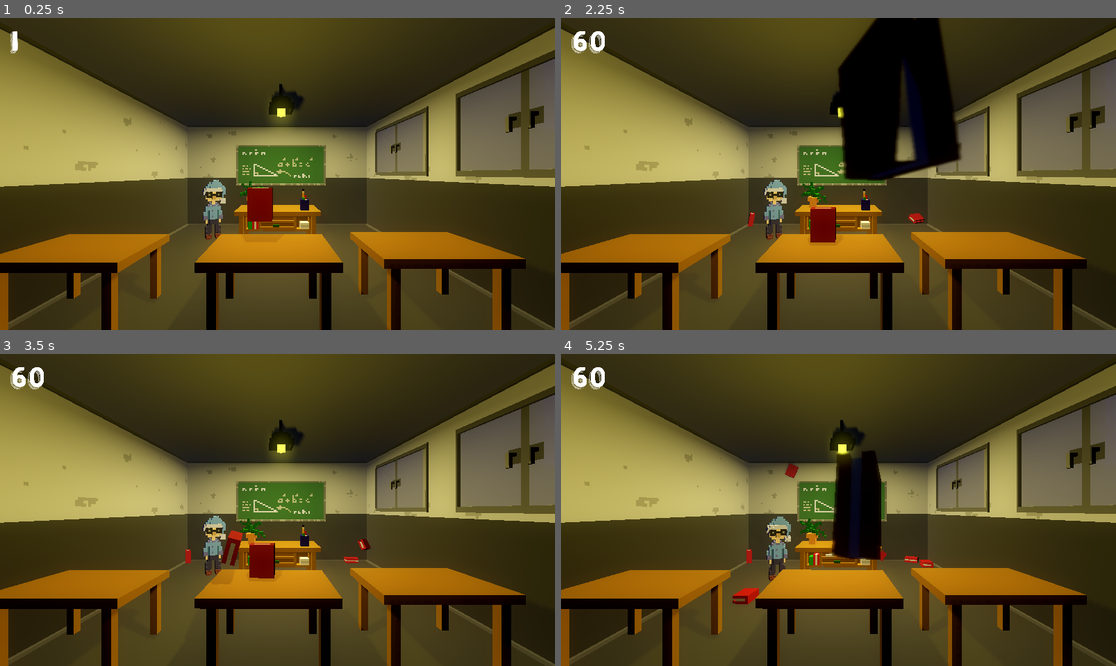
Above: before the commit, frames 1-4 (two rows, left to right).
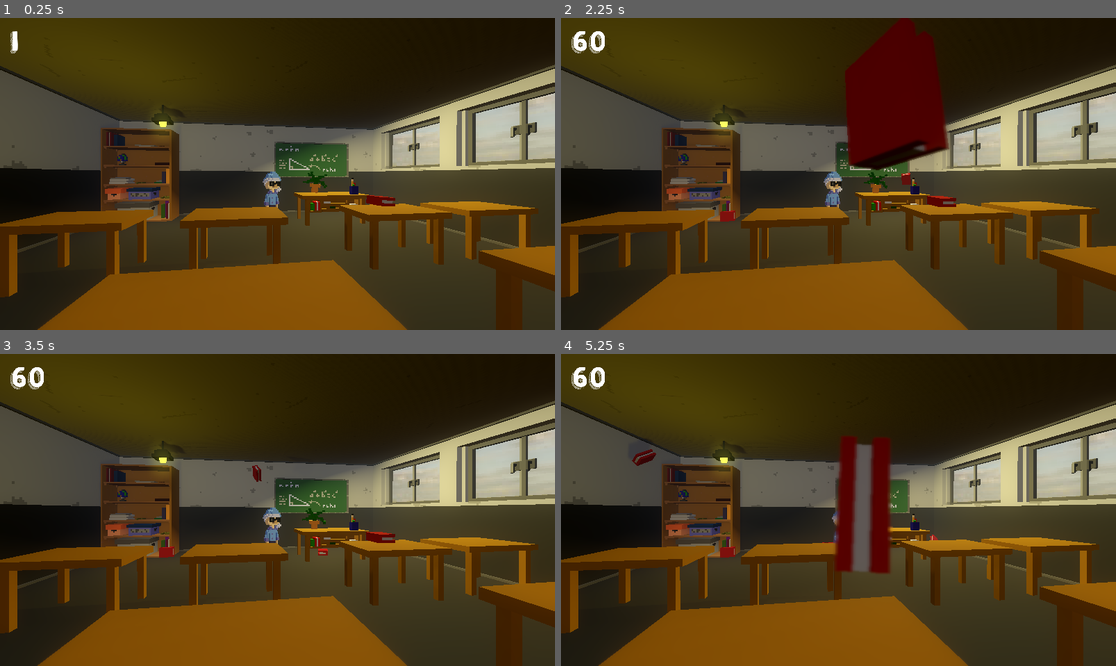
Above: after the commit, the same moments.

Repository: MoFa-Development/TheAbsolutelyTrueGame
Game: Godot game, scene res://scenes/Room.tscn
Same seed, same stepped clock (60 frames per second), same inputs: the game is played once before the commit and once after it.
Inputs (mouse positions are in pixels of both pictures, inside the frame that each line leads up to):
- Up to frame 1 (0.25 s): no input
- Up to frame 2 (2.25 s): move the mouse to (960, 158) at 0.52 s; click (960, 158) at 0.67 s; drag from (727, 189) to (810, 236) at 1.27 s; move the mouse to (894, 105) at 2.02 s; click (894, 105) at 2.17 s
- Up to frame 3 (3.5 s): drag from (249, 572) to (111, 463) at 2.77 s
- Up to frame 4 (5.25 s): move the mouse to (1005, 556) at 3.52 s; click (1005, 556) at 3.67 s; drag from (672, 463) to (755, 432) at 4.27 s; move the mouse to (866, 510) at 5.02 s; click (866, 510) at 5.17 s

The runs differ from the first frame. In frame 1, 68% of the frame differs, in the area x 0-100%, y 0-100%; in frame 2, 71%; in frame 3, 68%; in frame 4, 69%.

Commit message:
add shelf, improve classroom & lighting

Diff:
--- a/src/environment/Main.tres
+++ b/src/environment/Main.tres
@@ -1,8 +1,10 @@
 [gd_resource type="Environment" load_steps=3 format=2]
 
-[ext_resource path="res://assets/images/backgrounds/skybox.jpg" type="Texture" id=1]
+[ext_resource path="res://assets/images/backgrounds/009-hdri-skies.jpg" type="Texture" id=1]
 
 [sub_resource type="PanoramaSky" id=1]
+resource_local_to_scene = true
+radiance_size = 3
 panorama = ExtResource( 1 )
 
 [resource]
--- a/src/scenes/Room.tscn
+++ b/src/scenes/Room.tscn
@@ -1,10 +1,11 @@
-[gd_scene load_steps=18 format=2]
+[gd_scene load_steps=23 format=2]
 
 [ext_resource path="res://scenes/characters/MrP.tscn" type="PackedScene" id=1]
+[ext_resource path="res://assets/models/Classroom/window.png" type="Texture" id=2]
 [ext_resource path="res://environment/Main.tres" type="Environment" id=3]
 [ext_resource path="res://assets/models/Objects/board.obj" type="ArrayMesh" id=4]
 [ext_resource path="res://assets/models/Classroom/empty-classroom.obj" type="ArrayMesh" id=5]
-[ext_resource path="res://assets/models/Classroom/empty-classroom.png" type="Texture" id=6]
+[ext_resource path="res://scenes/furniture/Shelf.tscn" type="PackedScene" id=6]
 [ext_resource path="res://assets/models/Objects/board.png" type="Texture" id=7]
 [ext_resource path="res://scenes/furniture/Table.tscn" type="PackedScene" id=8]
 [ext_resource path="res://scenes/furniture/Lamp.tscn" type="PackedScene" id=9]
@@ -12,6 +13,9 @@
 [ext_resource path="res://assets/fonts/KGHAPPY.ttf" type="DynamicFontData" id=11]
 [ext_resource path="res://scenes/book.tscn" type="PackedScene" id=13]
 [ext_resource path="res://scenes/furniture/TeacherTable.tscn" type="PackedScene" id=14]
+[ext_resource path="res://assets/models/Classroom/empty-classroom.png" type="Texture" id=15]
+[ext_resource path="res://assets/models/Classroom/window2.obj" type="ArrayMesh" id=16]
+[ext_resource path="res://assets/models/Classroom/window1.obj" type="ArrayMesh" id=17]
 
 [sub_resource type="GDScript" id=1]
 script/source = "extends Camera
@@ -52,14 +56,15 @@
 size = 100
 font_data = ExtResource( 11 )
 
-[sub_resource type="SpatialMaterial" id=3]
+[sub_resource type="SpatialMaterial" id=7]
+albedo_texture = ExtResource( 15 )
+
+[sub_resource type="SpatialMaterial" id=8]
 flags_transparent = true
-albedo_texture = ExtResource( 6 )
-anisotropy_enabled = true
-anisotropy = 0.21
+albedo_texture = ExtResource( 2 )
 
 [sub_resource type="BoxShape" id=4]
-extents = Vector3( 7.2, 1, 7.4 )
+extents = Vector3( 13.2472, 1, 13.8303 )
 
 [sub_resource type="SpatialMaterial" id=5]
 albedo_texture = ExtResource( 7 )
@@ -67,7 +72,7 @@
 [node name="Room" type="Spatial"]
 
 [node name="Camera" type="Camera" parent="."]
-transform = Transform( 1, 0, 0, 0, 1, 0.00047119, 0, -0.00047119, 1, 0.422866, 3.69131, 2.94904 )
+transform = Transform( 0.987345, 7.47255e-05, -0.158589, 0, 1, 0.00047119, 0.158589, -0.000465227, 0.987345, -4.97291, 3.18984, 4.77936 )
 environment = ExtResource( 3 )
 current = true
 near = 1.0
@@ -91,41 +96,48 @@
 [node name="empty-classroom" type="MeshInstance" parent="StaticBody"]
 transform = Transform( 1, 0, 0, 0, 1, 0, 0, 0, 1, -6, 0, 0 )
 mesh = ExtResource( 5 )
-material/0 = SubResource( 3 )
+material/0 = SubResource( 7 )
+
+[node name="window2" type="MeshInstance" parent="StaticBody/empty-classroom"]
+transform = Transform( 1, 0, 0, 0, 1, 0, 0, 0, 1, 12.5715, 3.57707, -6.42951 )
+mesh = ExtResource( 16 )
+material/0 = SubResource( 8 )
+
+[node name="window1" type="MeshInstance" parent="StaticBody/empty-classroom"]
+transform = Transform( 1, 0, 0, 0, 1, 0, 0, 0, 1, 12.5833, 3.58673, -0.792407 )
+mesh = ExtResource( 17 )
+material/0 = SubResource( 8 )
 
 [node name="CollisionShape" type="CollisionShape" parent="StaticBody"]
-transform = Transform( 1, 0, 0, 0, 1, 0, 0, 0, 1, 0, -0.8, -7.4 )
+transform = Transform( 1, 0, 0, 0, 1, 0, 0, 0, 1, -3.15587, -0.8, -4.35764 )
 shape = SubResource( 4 )
 
 [node name="CollisionShape5" type="CollisionShape" parent="StaticBody"]
-transform = Transform( 1, 0, 0, 0, 1, 0, 0, 0, 1, 0, 8, -7.4 )
+transform = Transform( 1, 0, 0, 0, 1, 0, 0, 0, 1, -3.37007, 8.17298, -3.85719 )
 shape = SubResource( 4 )
 
 [node name="CollisionShape2" type="CollisionShape" parent="StaticBody"]
-transform = Transform( -4.37114e-08, 1, 0, -1, -4.37114e-08, 0, 0, 0, 1, -6.8, 0, -7.4 )
+transform = Transform( -4.37114e-08, 1, 0, -1, -4.37114e-08, 0, 0, 0, 1, -14.6864, 1.79238, -2.67556 )
 shape = SubResource( 4 )
 
 [node name="CollisionShape3" type="CollisionShape" parent="StaticBody"]
-transform = Transform( -4.37114e-08, 1, 0, -1, -4.37114e-08, 0, 0, 0, 1, 7.6, 0, -7.4 )
+transform = Transform( -4.37114e-08, 1, 0, -1, -4.37114e-08, 0, 0, 0, 1, 7.15713, 0, -7.4 )
 shape = SubResource( 4 )
 
 [node name="CollisionShape4" type="CollisionShape" parent="StaticBody"]
-transform = Transform( -1.77636e-15, 2.98023e-08, 1, -1, -4.37114e-08, 0, 4.37114e-08, -1, 2.98023e-08, 0.2, 0, -13.4 )
+transform = Transform( -1.77636e-15, 2.98023e-08, 1, -1, -4.37114e-08, 0, 4.37114e-08, -1, 2.98023e-08, -1.06737, 0, -13.4 )
 shape = SubResource( 4 )
 
-[node name="board" type="MeshInstance" parent="."]
+[node name="Board" type="MeshInstance" parent="."]
 transform = Transform( 1, 0, 0, 0, 1, 0, 0, 0, 1, -2.43193, 2.90782, -12.5122 )
 mesh = ExtResource( 4 )
 material/0 = SubResource( 5 )
 
 [node name="Lamp" parent="." instance=ExtResource( 9 )]
-transform = Transform( 1, 0, 0, 0, 1, 0, 0, 0, 1, 0.537691, 7.10825, -5.5327 )
-
-[node name="Plant" parent="." instance=ExtResource( 10 )]
-transform = Transform( 1, 0, 0, 0, 1, 0, 0, 0, 1, -0.8, 2.06, -7.6 )
+transform = Transform( 1, 0, 0, 0, 1, 0, 0, 0, 1, -9.41265, 7.10825, -8.76582 )
 
 [node name="SpotLight2" type="SpotLight" parent="."]
-transform = Transform( 1, 0, 0, 0, -4.37114e-08, 1, 0, -1, -4.37114e-08, 0.6, 7.4, -8.32 )
+transform = Transform( -0.631951, -0.710087, -0.310507, -0.440989, -3.92315e-08, 0.897513, -0.637312, 0.704114, -0.31314, 0.0845418, 7.4, -8.32 )
 light_color = Color( 0.937255, 0.87451, 0.521569, 1 )
 light_energy = 1.65
 shadow_enabled = true
@@ -136,28 +148,51 @@
 spot_angle_attenuation = 1.68179
 
 [node name="OmniLight" type="OmniLight" parent="."]
-transform = Transform( 1, 0, 0, 0, 1, 0, 0, 0, 1, 0, 4.4, -1.4 )
+transform = Transform( 1, 0, 0, 0, 1, 0, 0, 0, 1, -9.46387, 3.47447, -3.683 )
 light_color = Color( 1, 0.913725, 0, 1 )
-light_energy = 0.5
+light_energy = 0.12
 light_cull_mask = 4294967293
 shadow_enabled = true
 omni_range = 14.9
 omni_attenuation = 0.840897
 
+[node name="Plant" parent="." instance=ExtResource( 10 )]
+transform = Transform( 1, 0, 0, 0, 1, 0, 0, 0, 1, -0.8, 2.06, -7.6 )
+
 [node name="Table" parent="." instance=ExtResource( 14 )]
 transform = Transform( 1, 0, 0, 0, 1, 0, 0, 0, 1, 0.6, 1.4, -8.2 )
 
-[node name="book" parent="." instance=ExtResource( 13 )]
-transform = Transform( 1, 0, 0, 0, 1, 0, 0, 0, 1, 0, 3.2, -2.6 )
+[node name="Book" parent="." instance=ExtResource( 13 )]
+transform = Transform( 1, 0, 0, 0, -4.37114e-08, -1, 0, 1, -4.37114e-08, 0, 2.114, -2.534 )
 
-[node name="Table2" parent="." instance=ExtResource( 8 )]
+[node name="Tables" type="Spatial" parent="."]
+
+[node name="Table2" parent="Tables" instance=ExtResource( 8 )]
 transform = Transform( 1, 0, 0, 0, 1, 0, 0, 0, 1, 0.2, 0.2, -2.4 )
 
-[node name="Table3" parent="." instance=ExtResource( 8 )]
+[node name="Table3" parent="Tables" instance=ExtResource( 8 )]
 transform = Transform( 1, 0, 0, 0, 1, 0, 0, 0, 1, 4, 0.2, -2.6 )
 
-[node name="Table4" parent="." instance=ExtResource( 8 )]
-transform = Transform( 1, 0, 0, 0, 1, 0, 0, 0, 1, -4.2, 0.2, -2.4 )
+[node name="Table4" parent="Tables" instance=ExtResource( 8 )]
+transform = Transform( 1, 0, 0, 0, 1, 0, 0, 0, 1, -5.1745, 0.2, -2.4 )
+
+[node name="Table5" parent="Tables" instance=ExtResource( 8 )]
+transform = Transform( 1, 0, 0, 0, 1, 0, 0, 0, 1, -9.47491, 0.2, -2.4 )
+
+[node name="Table6" parent="Tables" instance=ExtResource( 8 )]
+transform = Transform( 1, 0, 0, 0, 1, 0, 0, 0, 1, 0.2, 0.2, 2.85019 )
+
+[node name="Table7" parent="Tables" instance=ExtResource( 8 )]
+transform = Transform( 1, 0, 0, 0, 1, 0, 0, 0, 1, 4, 0.2, 2.65019 )
+
+[node name="Table8" parent="Tables" instance=ExtResource( 8 )]
+transform = Transform( 1, 0, 0, 0, 1, 0, 0, 0, 1, -5.1745, 0.2, 2.85019 )
+
+[node name="Table9" parent="Tables" instance=ExtResource( 8 )]
+transform = Transform( 1, 0, 0, 0, 1, 0, 0, 0, 1, -9.47491, 0.2, 2.85019 )
 
 [node name="MrP" parent="." instance=ExtResource( 1 )]
 transform = Transform( 0.905672, 0, 0.423978, 0, 1, 0, -0.423978, 0, 0.905672, -3.03158, 0, -9.30065 )
+
+[node name="Shelf" parent="." instance=ExtResource( 6 )]
+transform = Transform( 1, 0, 0, 0, 1, 0, 0, 0, 1, -11.5597, 0, -11.9147 )
--- a/src/scenes/characters/MrP.tscn
+++ b/src/scenes/characters/MrP.tscn
@@ -21,10 +21,14 @@
 		goalRot = rand_range(-5, 5)
 		move = true
 		goalDir = Vector3.ZERO
+		print(\"-------------\")
+		print(\"rotation.y: \" + str(rotation.y))
+		print(\"goalRot: \" + str(goalRot))
 
 func _process(delta):
 	move_and_slide(goalDir)
 	rotation.y = lerp(rotation.y, goalRot, 0.5)
+
 "
 
 [sub_resource type="SpatialMaterial" id=2]
@@ -51,4 +55,5 @@
 [node name="Timer" type="Timer" parent="."]
 wait_time = 4.0
 autostart = true
+
 [connection signal="timeout" from="Timer" to="." method="_on_Timer_timeout"]
--- a/src/scenes/furniture/Lamp.tscn
+++ b/src/scenes/furniture/Lamp.tscn
@@ -31,7 +31,7 @@
 [node name="Joint" type="ConeTwistJoint" parent="."]
 nodes/node_a = NodePath("../StaticBody")
 nodes/node_b = NodePath("../RigidBody")
-swing_span = 13.5
+swing_span = 30.1
 bias = 0.01
 softness = 1.0
 
--- /dev/null
+++ b/src/scenes/furniture/Shelf.tscn
@@ -0,0 +1,21 @@
+[gd_scene load_steps=5 format=2]
+
+[ext_resource path="res://assets/models/Objects/shelf.obj" type="ArrayMesh" id=1]
+[ext_resource path="res://assets/models/Objects/shelf.png" type="Texture" id=2]
+
+[sub_resource type="SpatialMaterial" id=1]
+albedo_texture = ExtResource( 2 )
+
+[sub_resource type="BoxShape" id=2]
+extents = Vector3( 2.06226, 2.90811, 1 )
+
+[node name="Shelf" type="RigidBody"]
+mass = 88.63
+
+[node name="shelf" type="MeshInstance" parent="."]
+mesh = ExtResource( 1 )
+material/0 = SubResource( 1 )
+
+[node name="CollisionShape" type="CollisionShape" parent="."]
+transform = Transform( 1, 0, 0, 0, 1, 0, 0, 0, 1, 0.0571625, 3.06202, 0 )
+shape = SubResource( 2 )
--- a/src/scenes/furniture/Table.tscn
+++ b/src/scenes/furniture/Table.tscn
@@ -25,7 +25,7 @@
 points = PoolVector3Array( -0.0133027, 1.47664, -2.11317, -0.0133027, 1.47664, -0.730087, -0.0133027, 1.71603, -2.11317 …(246 unchanged characters)…
 
 [node name="Table" type="RigidBody"]
-mass = 29.9
+mass = 63.13
 
 [node name="table" type="MeshInstance" parent="."]
 transform = Transform( 1, 0, 0, 0, 1, 0, 0, 0, 1, -1.4, 0, 1 )
Binary file added: src/assets/images/backgrounds/009-hdri-skies.jpg
Not shown, added: src/assets/images/backgrounds/009-hdri-skies.jpg.import
Not shown, added: src/assets/models/Classroom/empty-classroom-transparent-windows.png.import
Not shown, changed: src/assets/models/Classroom/empty-classroom.obj
Binary file added: src/assets/models/Classroom/window.png
Not shown, added: src/assets/models/Classroom/window.png.import
Not shown, added: src/assets/models/Classroom/window1.mtl
Not shown, added: src/assets/models/Classroom/window1.obj
Not shown, added: src/assets/models/Classroom/window1.obj.import
Not shown, added: src/assets/models/Classroom/window2.mtl
Not shown, added: src/assets/models/Classroom/window2.obj
Not shown, added: src/assets/models/Classroom/window2.obj.import
(and 10 more such lines)
